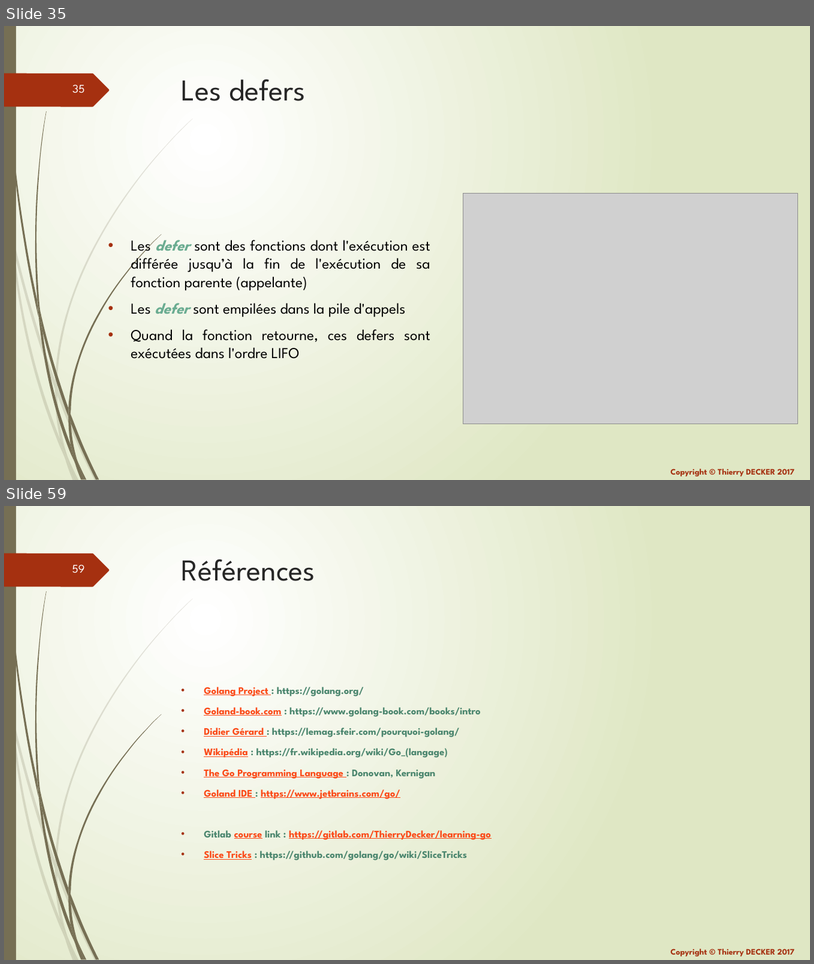
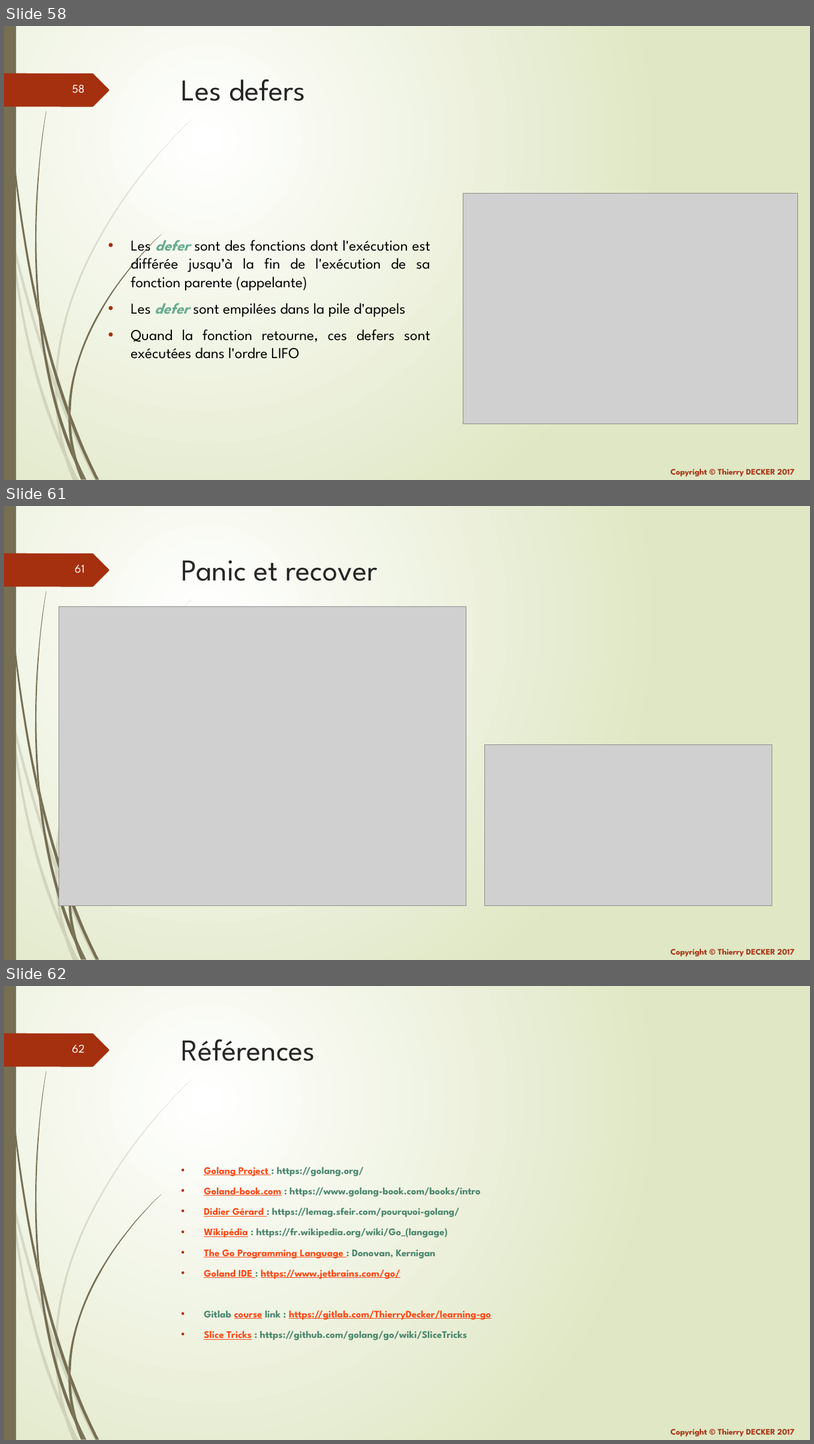
Before and after one commit to thierrydecker/learning-go, a slide deck: documentations/learning-go.pptx. Shown one above the other, each under a label of ours: slides 35 and 59 before the commit, slides 58, 61 and 62 after it; the slides between them are not shown. The pictures are 814x964 and 814x1444 pixels, drawn with LibreOffice and Linux fonts; fonts in the diff are those of the drawing; grey boxes stand for pictures. Boxes give left, top, right and bottom in pixels: in the first picture for what was removed or moved away, otherwise in the second. Text is boxed around its words. In the diff, an @@ line names an element or a change of style, - is before the commit and + after.

Commit message:
Updated panic-recover

```diff
--- a/documentations/learning-go.pptx
+++ b/documentations/learning-go.pptx
@@ slide 61 added at (4,506,810,960), background gradient #FFFFFF to #DFE8C4; not listed: 24 template elements that a slide beside it also shows @@
@@ title added at (182,560,378,581), 36 pt, text #262626 @@
+Panic et recover
@@ picture added at (59,606,467,906) @@
@@ picture added at (485,744,773,906) @@
@@ what was slide 35 is now slide 58 @@
@@ page number at (72,85,85,93): text changed @@
-35
+58
@@ what was slide 59 is now slide 62 @@
@@ page number at (72,1045,84,1053): text changed @@
-59
+62
```
Also in this commit, not shown: 2 other slides added, 2 other files.
